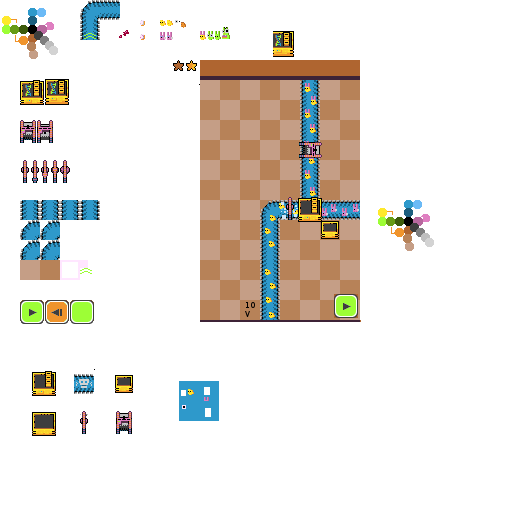
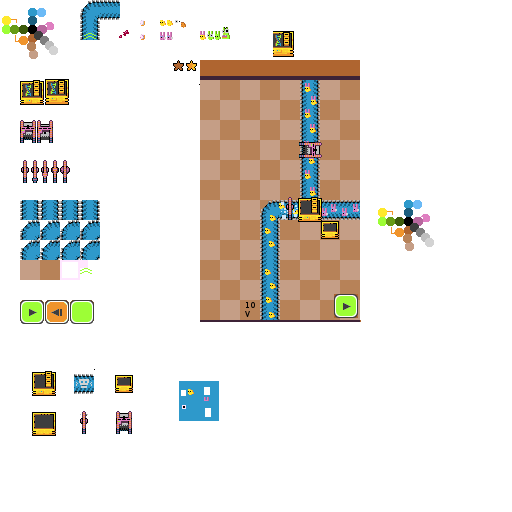
Before/after of a (512, 512) layered artwork. What changed in the layer stack:
painted on "Background" over [20, 220, 100, 260]
